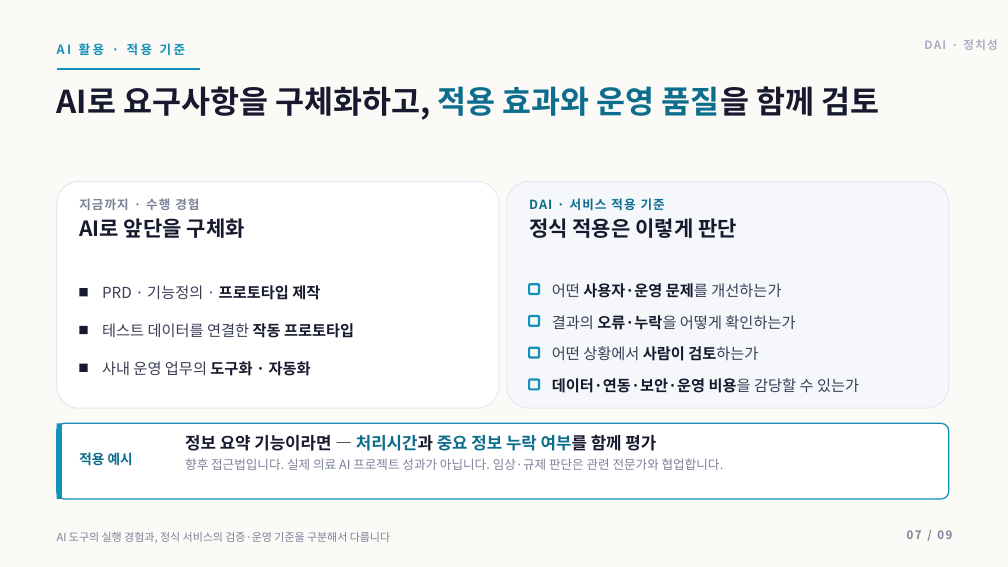
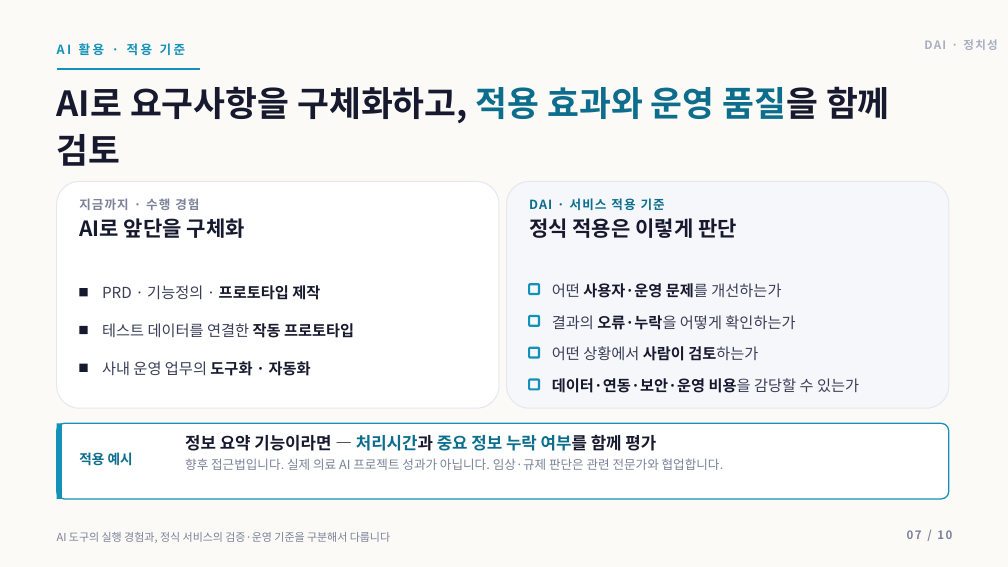
Before and after one commit to insightjung27/dai-healthcare-pt-deck-2, a slide deck: slide 7 of 정치성_DAI_AI헬스케어플랫폼팀장_면접PT.pptx. Drawn at 1008x567 pixels with LibreOffice and Linux fonts; fonts in the diff are those of the drawing. Boxes give left, top, right and bottom in pixels: in the first picture for what was removed or moved away, otherwise in the second. Text is boxed around its words. In the diff, an @@ line names an element or a change of style, - is before the commit and + after.

```diff
--- a/정치성_DAI_AI헬스케어플랫폼팀장_면접PT.pptx
+++ b/정치성_DAI_AI헬스케어플랫폼팀장_면접PT.pptx
@@ text "AI로 요구사항을 구체화하고, 적용 효과와 ..." at (57, 86, 890, 166): size 30 to 33 pt @@
@@ text at (937, 530, 952, 539): text changed @@
-07 / 09
+07 / 10
```
Also in this commit, not shown: 8 other slides changed, 1 slide added, 3 other files.
